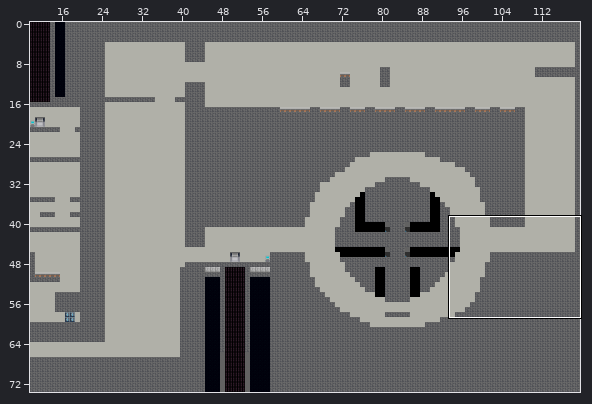
Tiled map, stored at assets/dat/level7.tmx. The first picture is a wide view before the edit; the outline marks the close-up.
Close-up. As it was:
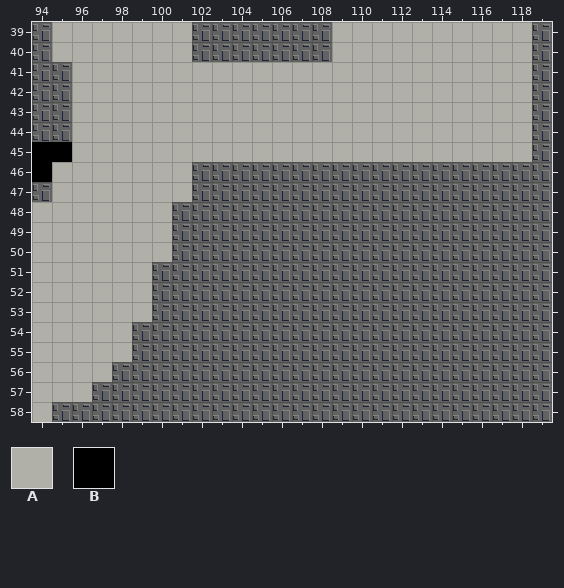
Cells are 20x20 px. Shown: x 94..119, y 39..58. The commit also changed other parts of the map, which this record leaves out. Tiles whose own drawing changed are shown in their newer look in all pictures.
Key: from "defTile": A 21, B 23.
_ is an empty cell, # one hidden under a higher layer.
Layers that did not change in this view are not listed.
Layer "bg" before, first column x 94:
39 #AAAAAAA#######AAAAAAAAAA#
40 #AAAAAAA#######AAAAAAAAAA#
41 ##AAAAAAAAAAAAAAAAAAAAAAA#
42 ##AAAAAAAAAAAAAAAAAAAAAAA#
43 ##AAAAAAAAAAAAAAAAAAAAAAA#
44 ##AAAAAAAAAAAAAAAAAAAAAAA#
45 BBAAAAAAAAAAAAAAAAAAAAAAA#
46 BAAAAAAA##################
47 #AAAAAAA##################
48 AAAAAAA###################
49 AAAAAAA###################
50 AAAAAAA###################
51 AAAAAA####################
52 AAAAAA####################
53 AAAAAA####################
54 AAAAA#####################
55 AAAAA#####################
56 AAAA######################
57 AAA#######################
58 A#########################
Now the later version:
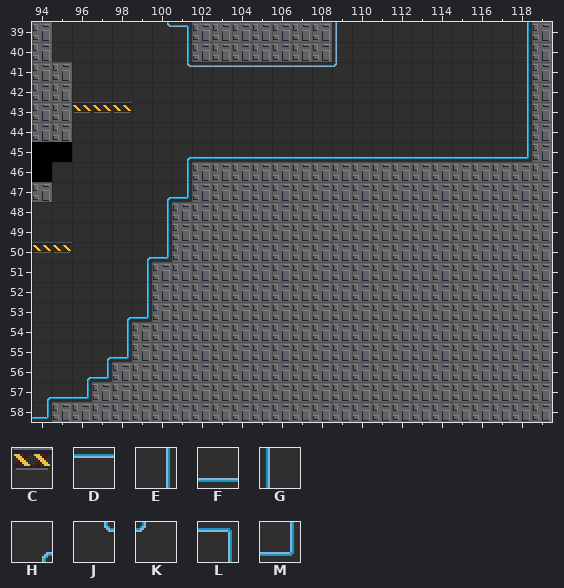
Further tiles: from "defTile": C 6, D 25, E 26, F 43, G 44, H 60, J 61, K 62, L 77, M 80.
Tiles of an added or newly shown layer are drawn over the layers below it.
Change:
Layer "bg":
The author changed tile A to tile D in row 41 at x 102 to 108.
The author changed tile A to tile E in row 39 at x 118; in row 40 at x 101 and 118; in rows 41 to 44 at x 118; in row 46 at x 101; in rows 48 to 49 at x 100; in rows 51 to 52 at x 99.
The author changed tile A to tile E in row 54 at x 98.
The author changed tile A to tile F in row 45 at x 102 to 117; in row 57 at x 95.
The author changed tile A to tile G in rows 39 to 40 at x 109.
The author changed tile A to tile H in row 45 at x 101; in row 47 at x 100; in row 50 at x 99; in row 53 at x 98; in row 55 at x 97; in row 56 at x 96.
The author changed tile A to tile H in row 57 at x 94.
The author changed tile A to tile J in row 39 at x 100; in row 41 at x 101.
The author changed tile A to tile K in row 41 at x 109.
The author changed tile A to tile L in row 39 at x 101.
The author changed tile A to tile M in row 45 at x 118; in row 47 at x 101; in row 50 at x 100; in row 53 at x 99; in row 55 at x 98; in row 56 at x 97.
The author changed tile A to tile M in row 57 at x 96; in row 58 at x 94.
The edit erases tile A in row 39 at x 95 to 99 and 110 to 117; in row 40 at x 95 to 100 and 110 to 117; in row 41 at x 96 to 100 and 110 to 117; in rows 42 to 44 at x 96 to 117; in row 45 at x 96 to 100; in row 46 at x 95 to 100.
The edit erases tile A in row 47 at x 95 to 99; in rows 48 to 49 at x 94 to 99; in rows 50 to 52 at x 94 to 98; in rows 53 to 54 at x 94 to 97; in row 55 at x 94 to 96; in row 56 at x 94 to 95.
Layer "js" (now shown):
Tile C now appears in row 43 at x 96 to 98; in row 50 at x 94 to 95.
